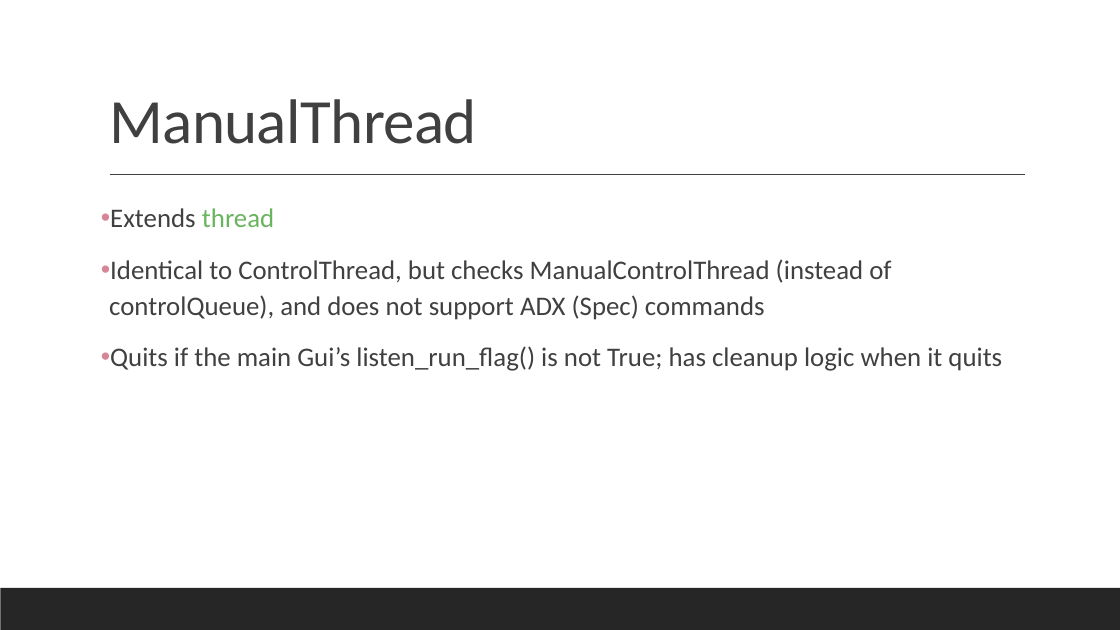
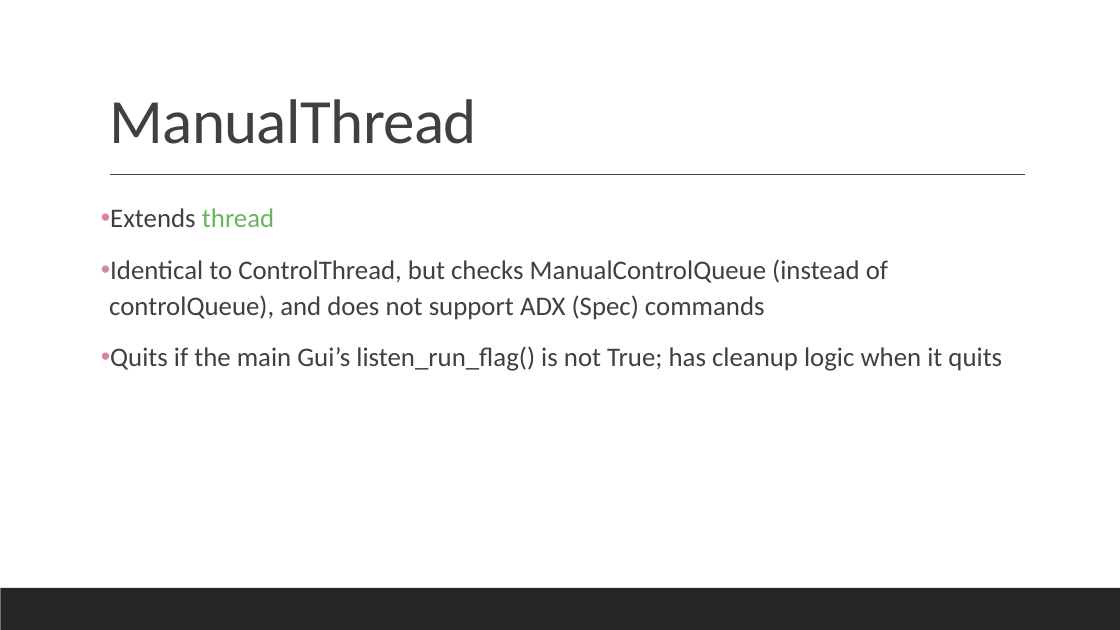
Before and after one commit to mathmauney/SAXSControl, a slide deck: slide 48 of Documentation.pptx. Drawn at 1120x630 pixels with LibreOffice and Linux fonts; fonts in the diff are those of the drawing. Boxes give left, top, right and bottom in pixels: in the first picture for what was removed or moved away, otherwise in the second. Text is boxed around its words. In the diff, an @@ line names an element or a change of style, - is before the commit and + after.

```diff
--- a/Documentation.pptx
+++ b/Documentation.pptx
@@ text at (x1=109, y1=259, x2=888, y2=320): text changed @@
-• Identical to ControlThread, but checks ManualControlThread (instead of controlQueue), and does not support ADX (Spec) commands
+• Identical to ControlThread, but checks ManualControlQueue (instead of controlQueue), and does not support ADX (Spec) commands
```
Also in this commit, not shown: 2 other slides changed, 1 other file.
